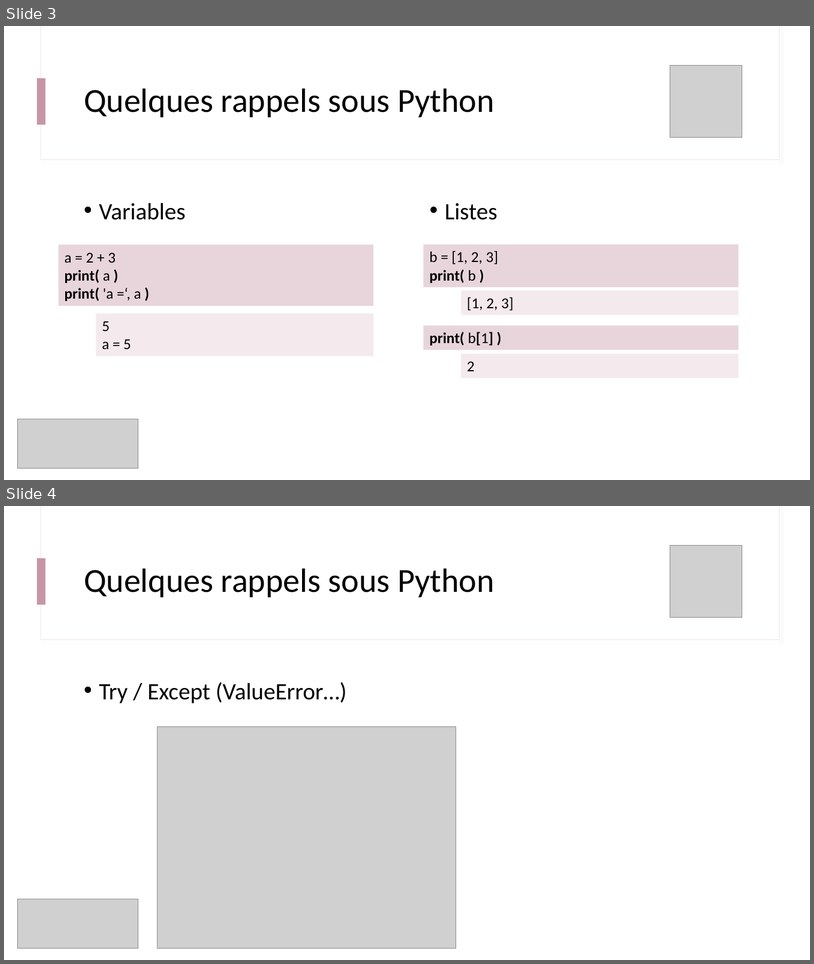
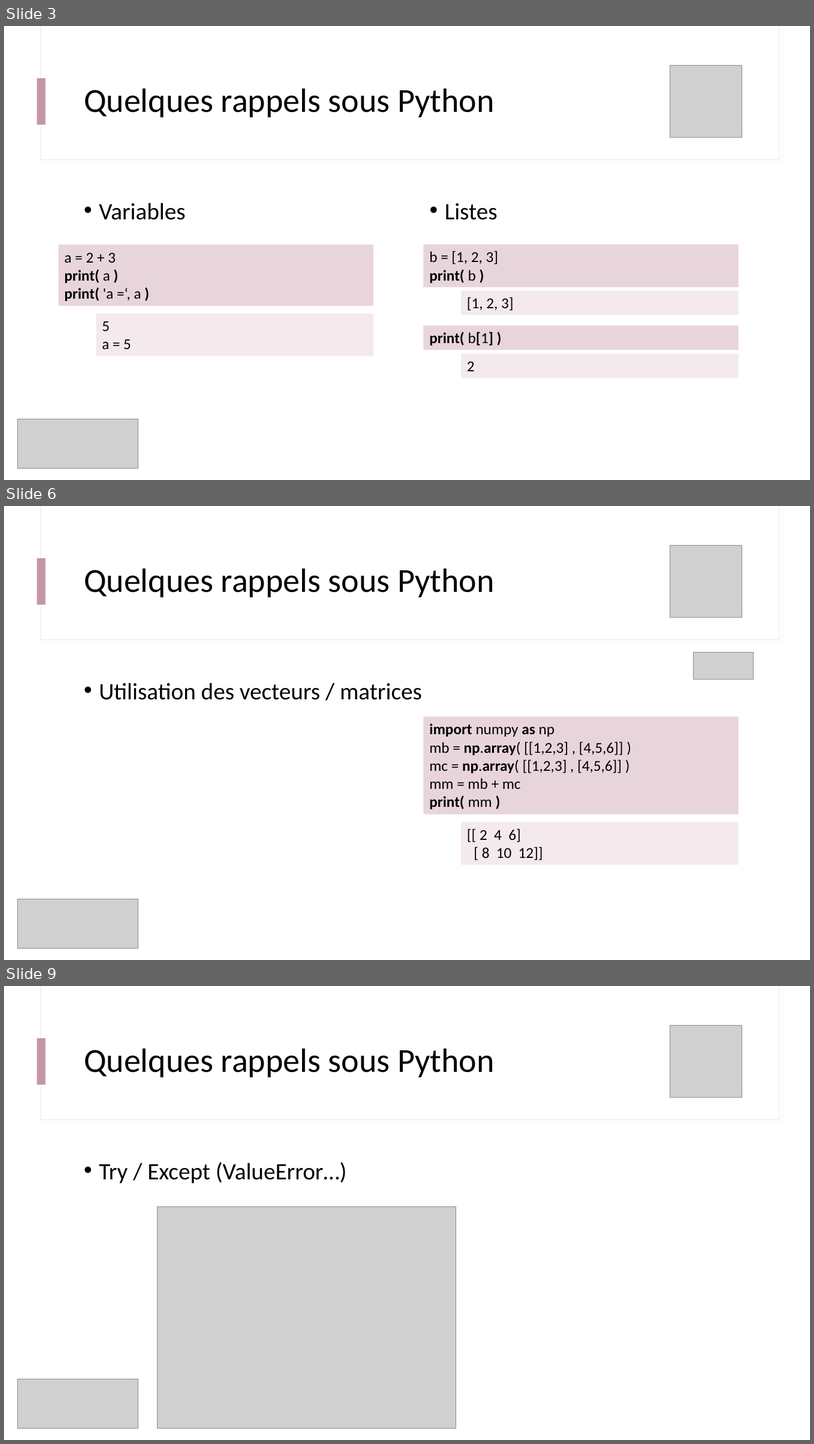
Before and after one commit to IOGS-Digital-Methods/semester-5, a slide deck: s5_outils_numeriques/b0_demistifier_python/B0_1_Demystifier_Python.pptx. Shown one above the other, each under a label of ours: slides 3 and 4 before the commit, slides 3, 6 and 9 after it; the slides between them are not shown. The pictures are 814x964 and 814x1444 pixels, drawn with LibreOffice and Linux fonts; fonts in the diff are those of the drawing; grey boxes stand for pictures. Boxes give left, top, right and bottom in pixels: in the first picture for what was removed or moved away, otherwise in the second. Text is boxed around its words. In the diff, an @@ line names an element or a change of style, - is before the commit and + after.

```diff
--- a/s5_outils_numeriques/b0_demistifier_python/B0_1_Demystifier_Python.pptx
+++ b/s5_outils_numeriques/b0_demistifier_python/B0_1_Demystifier_Python.pptx
@@ slide 6 added at [4, 506, 810, 960], background #FFFFFF; not listed: 3 template elements that a slide beside it also shows @@
@@ picture added at [671, 546, 742, 618] @@
@@ title added at [84, 568, 495, 597], 40 pt, text #000000 @@
+Quelques rappels sous Python
@@ picture added at [693, 652, 753, 679] @@
@@ text added at [99, 682, 422, 700], 28 pt, text #000000 @@
+• Utilisation des vecteurs / matrices
@@ rectangle added at [424, 717, 739, 814], fill #E8D5DC, 18 pt, text #000000 @@
+import numpy as np
+mb = np.array( [[1,2,3] , [4,5,6]] )
+mc = np.array( [[1,2,3] , [4,5,6]] )
+mm = mb + mc
+print( mm )
@@ rectangle added at [461, 822, 739, 865], fill #F4EAED, 18 pt, text #000000 @@
+[[ 2 4 6]
+[ 8 10 12]]
@@ picture added at [17, 898, 138, 948] @@
@@ what was slide 4 is now slide 9 @@
```
Also in this commit, not shown: 1 slide changed, 4 other slides added.
